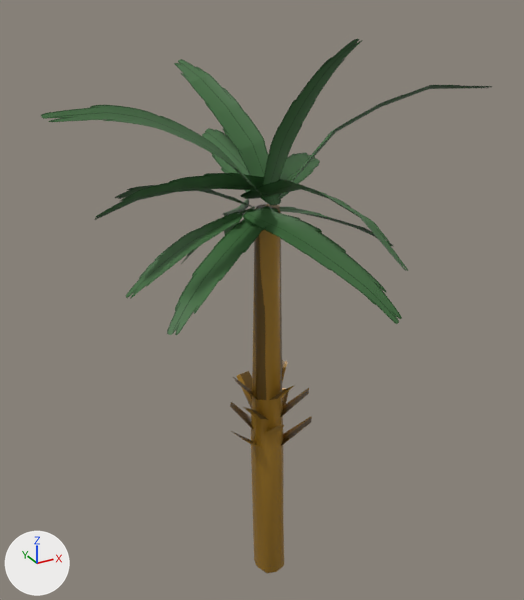
Two versions of the Blender file Source/Prototype/Models/Environment/Trees/SabalPalm1.blend, one commit apart.
Camera for both pictures: a 50 mm camera at (-76.1, -135.7, 147.4) aimed at (-1.8, -0.7, 79.9). The axes (+X, +Y, +Z) are drawn at lower left. The lights are the same throughout.

In view in the first picture: 'BezierCurve.002'.
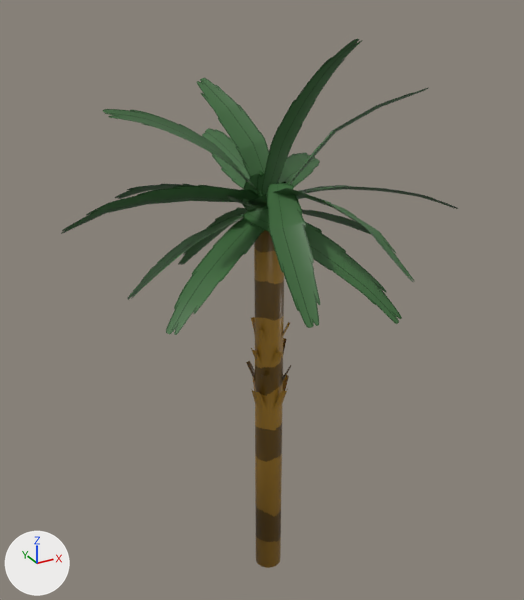
Diff of the bpy script that builds the scene:
```diff
--- a/Source/Prototype/Models/Environment/Trees/SabalPalm1.blend.py
+++ b/Source/Prototype/Models/Environment/Trees/SabalPalm1.blend.py
@@ me_beziercurve_009 @@
 # used by ob_beziercurve_002; location = (0.0, 0.0, 0.0)
-me_beziercurve_009.from_pydata(...)  # 5969 vertices, 5057 faces; spans x -51.2..46.6, y -49.2..40.2, z 0.0..139.8
+me_beziercurve_009.from_pydata(...)  # 5987 vertices, 5031 faces; spans x -48.5..41.2, y -51.0..34.3, z 1.3..139.8
+# me_beziercurve_009 part 1: the loose piece of 343 vertices spanning x -41.8..5.1, y -4.2..7.4, z 101.6..115.6 is moved by (-6.8, 0.0, -1.8), in mat_material_002 (picture img_leaf_001)
+# me_beziercurve_009 part 2: the loose piece of 343 vertices spanning x -9.9..9.6, y -49.2..5.1, z 100.9..114.8 is moved by (0.0, -1.8, -1.3), in mat_material_002 (picture img_leaf_001)
+# me_beziercurve_009 part 3: the loose piece of 343 vertices spanning x -21.4..3.2, y -2.0..23.1, z 85.1..102.9 is multiplied about its middle by the matrix ((0.928, 0.236, 0.287), (-0.292, 0.941, 0.17), (-0.23, -0.242, 0.943)), then moved by (-0.1, -0.1, 0.0), in mat_material_002 (picture img_leaf_001)
+# me_beziercurve_009 part 4: the loose piece of 343 vertices spanning x -35.2..-7.4, y -9.8..7.6, z 86.3..104.1 is multiplied about its middle by the matrix ((0.991, 0.133, 0.031), (-0.137, 0.966, 0.219), (-0.001, -0.221, 0.975)), then moved by (0.0, -0.2, 0.0), in mat_material_002 (picture img_leaf_001)
+# me_beziercurve_009 part 5: the loose piece of 427 vertices spanning x -31.8..1.4, y -7.0..34.1, z 98.2..110.1 is copied, and the copy is multiplied about its middle by the matrix ((-0.679, 0.704, 0.208), (-0.504, -0.653, 0.565), (0.534, 0.279, 0.798)), then moved by (33.2, -25.2, 1.4), in mat_material_002 (picture img_leaf_001); it spans x -3.0..41.2, y -27.2..2.0, z 101.1..109.9
+# me_beziercurve_009 part 6: the loose piece of 427 vertices spanning x -1.4..39.3, y -9.2..10.9, z 85.4..103.5 is rebuilt with 343 vertices and now spans x -2.1..33.4, y -8.8..10.1, z 89.4..105.3, in mat_material_002 (picture img_leaf_001)
+# me_beziercurve_009 part 7: the loose piece of 152 vertices spanning x -10.9..9.9, y -9.5..10.6, z 0.0..101.6 is rebuilt with 323 vertices and now spans x -5.0..6.2, y -5.8..5.7, z 1.3..101.5
+# me_beziercurve_009 part 8: a new loose piece of 259 vertices spanning x -18.2..3.5, y -40.7..-6.0, z 90.2..111.9, in mat_material_002 (picture img_leaf_001)
+# me_beziercurve_009 part 9: 1 vertex moved within x -11.9, y -9.0, z 98.1; 936 vertices removed from x -37.3..15.8, y -29.3..40.2, z 75.9..107.9; 433 vertices added at x -37.6..11.1, y -29.1..11.9, z 87.2..109.5
+# me_beziercurve_009 part 10: 91 vertices removed from x 27.3..46.6, y -26.1..-6.0, z 126.3..130.3; 7 vertices added at x 27.1..35.0, y -18.9..-5.8, z 126.3..129.9
+# me_beziercurve_009 part 11: 90 vertices removed from x -14.4..1.0, y 20.9..34.7, z 126.3..133.3; 6 vertices added at x -14.1..1.0, y 20.6..22.0, z 126.3..130.3
+# me_beziercurve_009 part 12: 1 vertex moved within x -38.9, y -10.6, z 127.7; 86 vertices removed from x -51.2..-37.1, y -23.0..-6.5, z 125.0..131.9; 2 vertices added at x -39.8..-39.4, y -8.4..-6.5, z 129.6..131.4
+# me_beziercurve_009 part 13: 742 kept faces spanning x -39.0..34.8, y -20.4..21.8, z 102.2..131.4 get new texture (UV) coordinates
 me_beziercurve_009.materials.append(mat_bark)
-me_beziercurve_009.materials.append(mat_leaf)  # picture img_leaf_001
+me_beziercurve_009.materials.append(mat_material_002)  # picture img_leaf_001
```

What differs and where, as boxes [x1, y1, x2, y2] in the pictures (524 x 600 px; the box of a moved part takes in the faces that stretch with it):
'BezierCurve.002', reshaped
    before: [41, 39, 492, 573]
    after: [61, 39, 458, 568]
part 1 of me_beziercurve_009, moved or reshaped
    before: [94, 172, 281, 220]
    after: [61, 185, 259, 234]
part 2 of me_beziercurve_009, moved or reshaped
    before: [241, 179, 408, 271]
    after: [247, 188, 414, 282]
part 3 of me_beziercurve_009, moved or reshaped
    before: [181, 207, 254, 264]
    after: [178, 207, 247, 265]
part 4 of me_beziercurve_009, moved or reshaped
    before: [126, 212, 243, 299]
    after: [127, 214, 243, 300]
part 5 of me_beziercurve_009, added (green)
    after: [299, 185, 458, 209]
part 6 of me_beziercurve_009, rebuilt
    before: [279, 207, 393, 246]
    after: [302, 210, 371, 234]
part 7 of me_beziercurve_009, rebuilt (45% narrower, 8% shorter)
    before: [230, 204, 312, 573]
    after: [246, 230, 291, 568]
part 8 of me_beziercurve_009, added (green)
    after: [267, 183, 320, 328]
part 9 of me_beziercurve_009, cut back
    before: [167, 199, 279, 335]
    after: [166, 170, 278, 335]
part 10 of me_beziercurve_009, cut back
    before: [427, 85, 492, 90]
part 11 of me_beziercurve_009, cut back (green)
    before: [174, 59, 210, 84]
part 12 of me_beziercurve_009, cut back (green)
    before: [41, 105, 112, 122]
part 13 of me_beziercurve_009, surface changed
    both: [104, 78, 427, 197]
